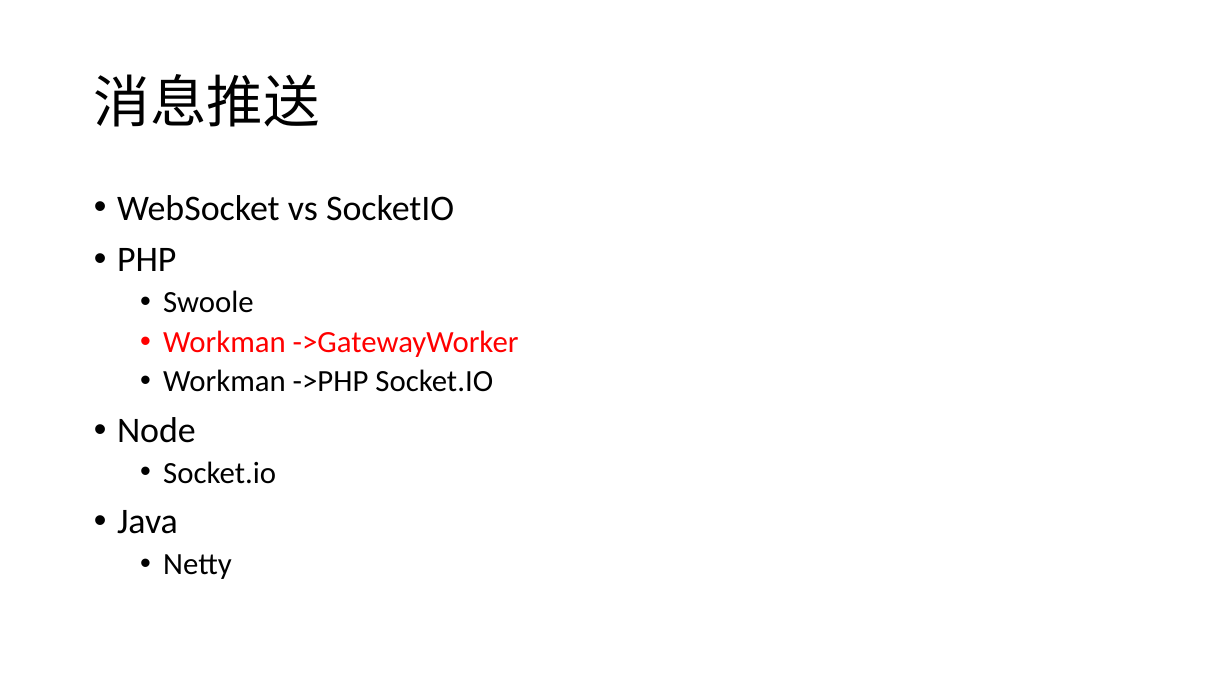
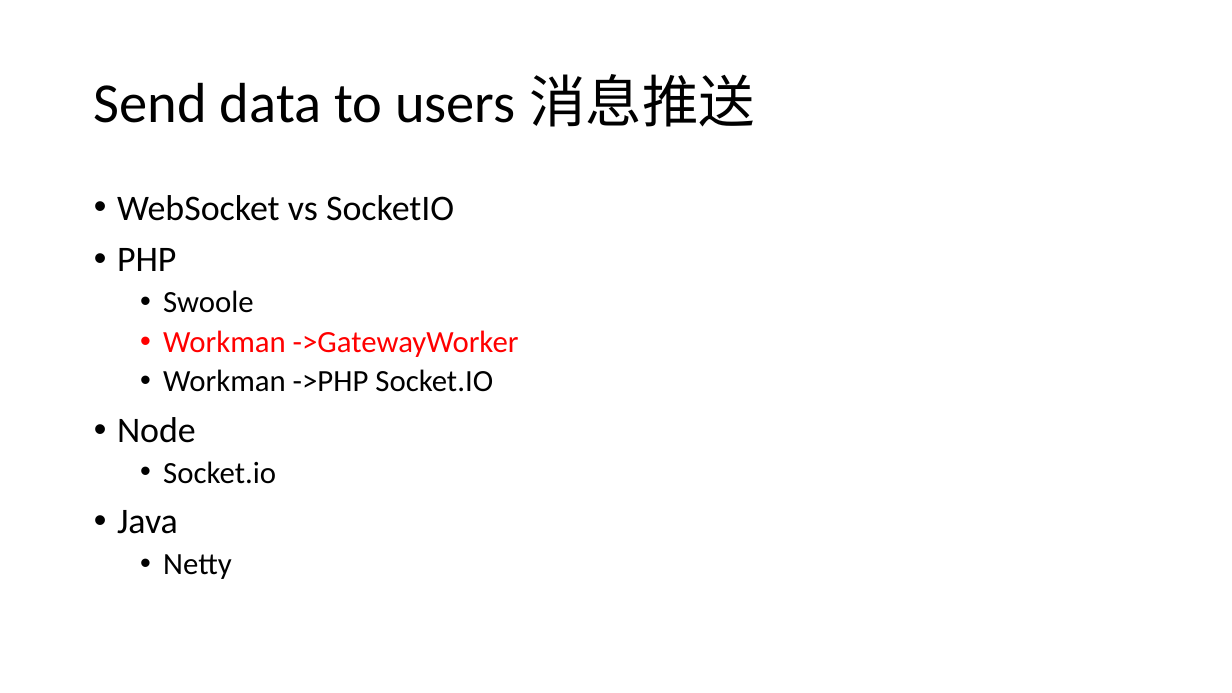
Before and after one commit to 1303575952/ExchangeAgg, a slide deck: slide 54 of doc/Coin.pptx (slide 4 before the commit). Drawn at 1232x693 pixels with LibreOffice and Linux fonts; fonts in the diff are those of the drawing. Boxes give left, top, right and bottom in pixels: in the first picture for what was removed or moved away, otherwise in the second. Text is boxed around its words. In the diff, an @@ line names an element or a change of style, - is before the commit and + after.

```diff
--- a/doc/Coin.pptx
+++ b/doc/Coin.pptx
@@ title at (94,74,755,127): text changed @@
-消息推送
+Send data to users 消息推送
```
Also in this commit, not shown: 6 other slides changed, 57 slides added, 22 slides removed, 1 other file.
